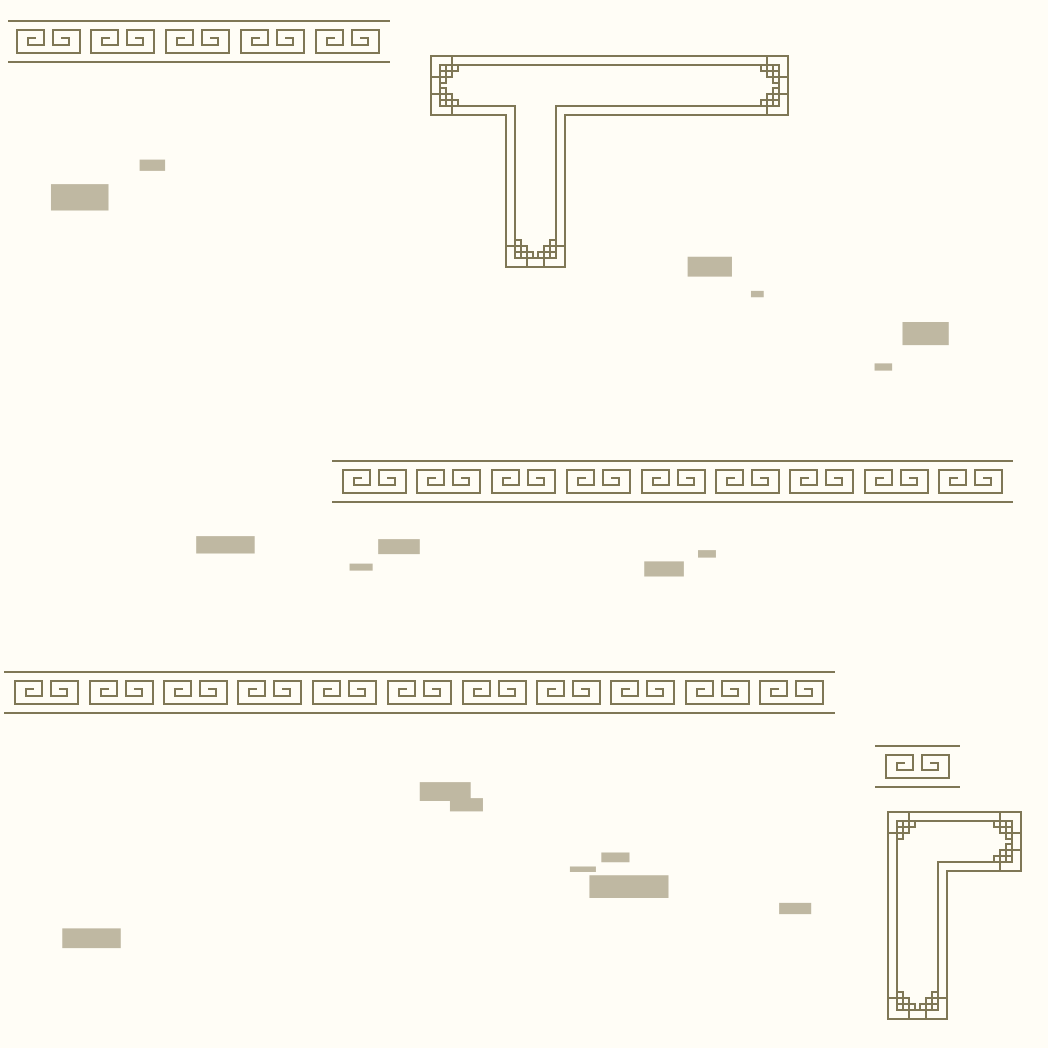
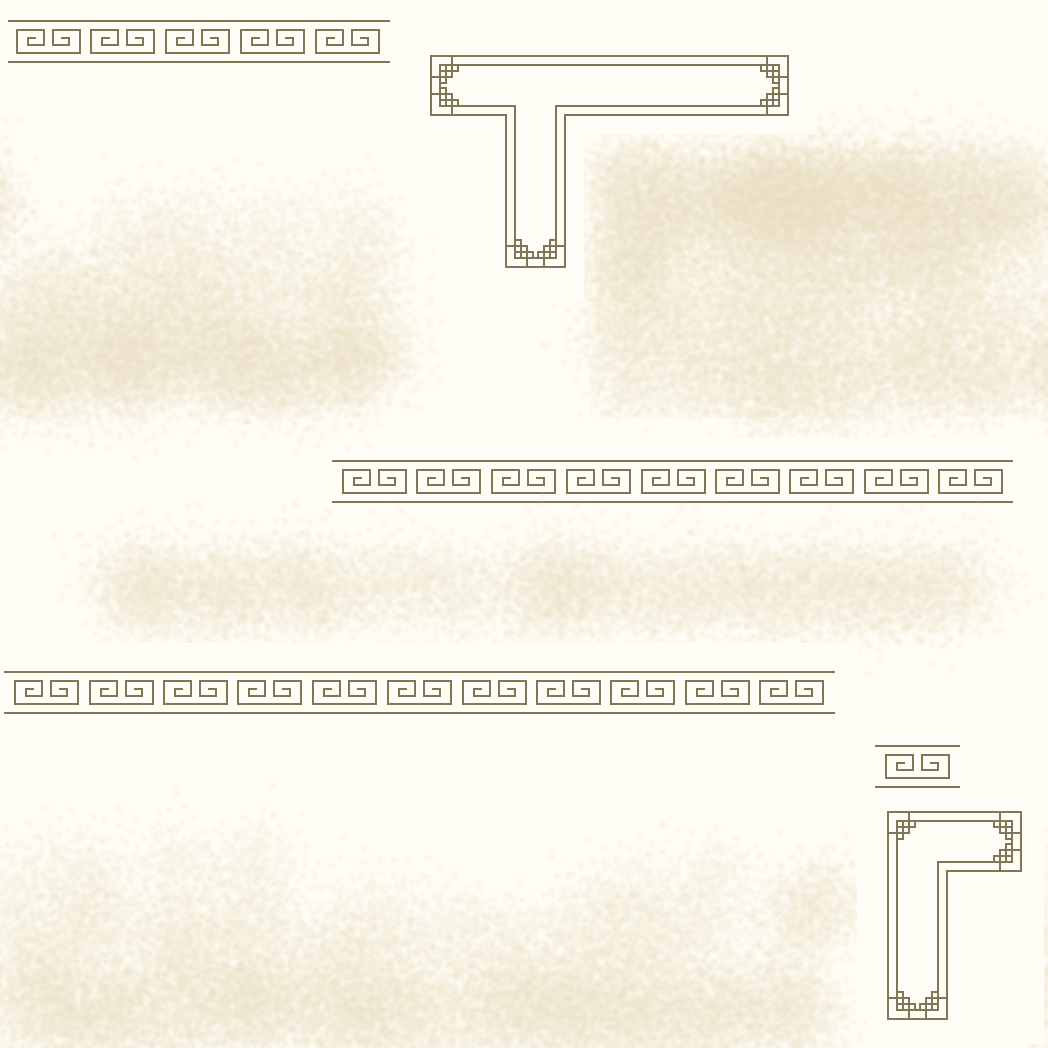
Revision of a layered 1048×1048 image; what changed, layer by layer:
added layer "Layer" (2nd of 6) (67%) above "그룹 1" over <box>0,88,1048,1048</box>
hid "Layer" (5th of 6, in "그룹 1") over <box>50,159,949,949</box>
